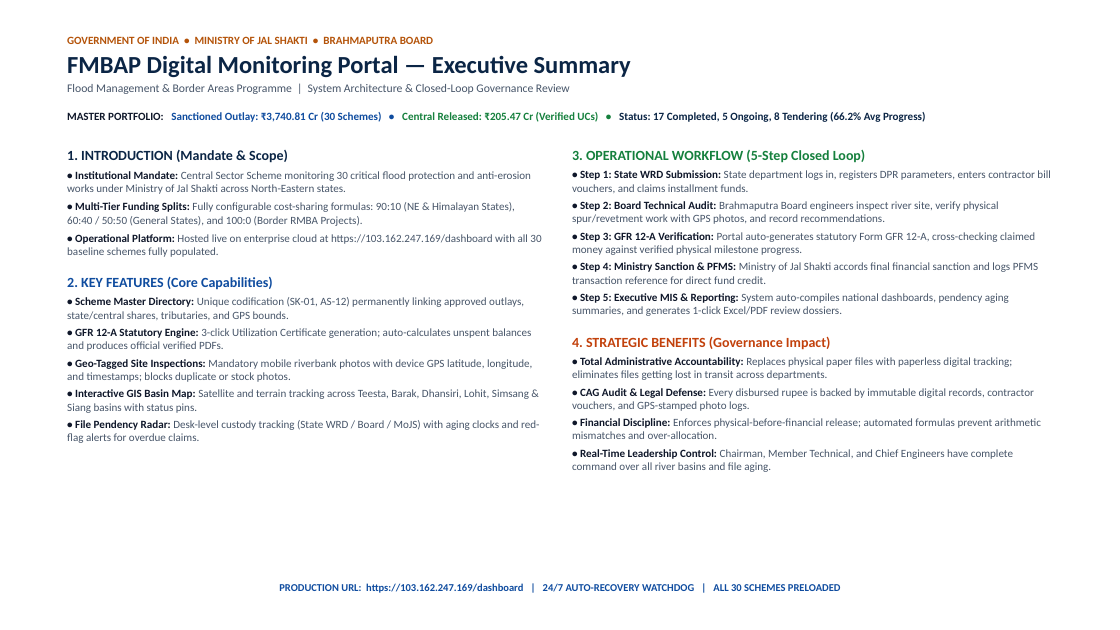
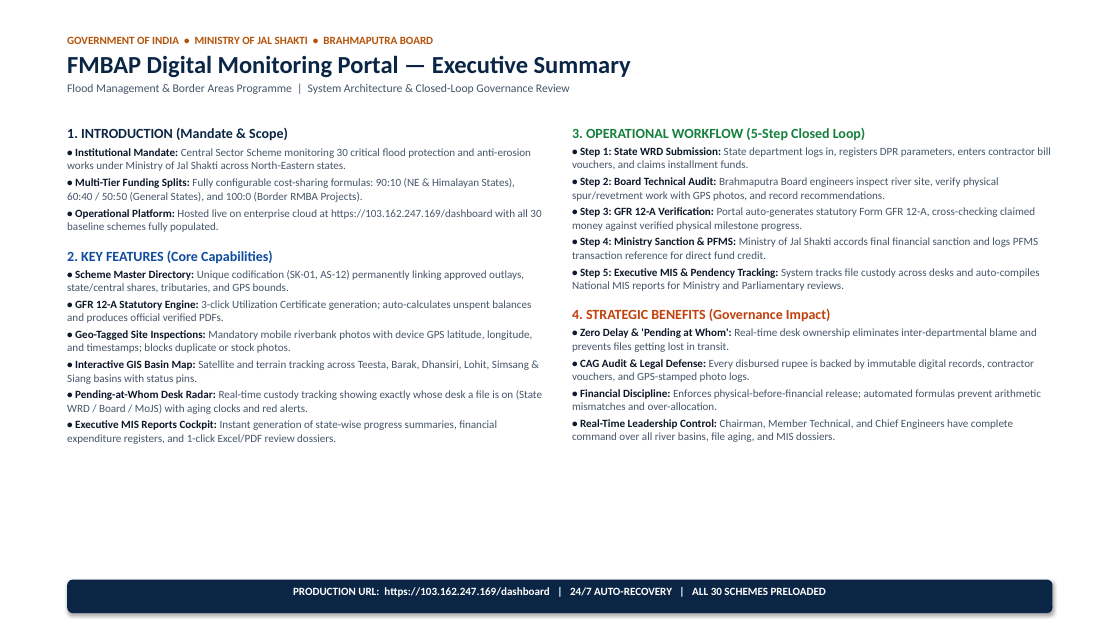
Before and after one commit to suraj3477/fmbap-portal, a slide deck: slide 1 of FMBAP_Portal_Executive_OnePager.pptx. Drawn at 1120x630 pixels with LibreOffice and Linux fonts; fonts in the diff are those of the drawing. Boxes give left, top, right and bottom in pixels: in the first picture for what was removed or moved away, otherwise in the second. Text is boxed around its words. In the diff, an @@ line names an element or a change of style, - is before the commit and + after.

Commit message:
Add Pending at Whom desk radar and Executive MIS Reports to 1-page presentation

```diff
--- a/FMBAP_Portal_Executive_OnePager.pptx
+++ b/FMBAP_Portal_Executive_OnePager.pptx
@@ text removed at box(67, 112, 925, 122) @@
-MASTER PORTFOLIO: Sanctioned Outlay: ₹3,740.81 Cr (30 Schemes) • Central Released: ₹205.47 Cr (Verified UCs) • Status: 17 Completed, 5 Ongoing, 8 Tendering (66.2% Avg Progress)
@@ text at box(67, 148, 541, 384): less space between paragraphs @@
@@ text "1. INTRODUCTION (Mandate & Scope)": place and size @@
-text "1. INTRODUCTION (Mandate & Scope)" at box(67, 150, 541, 443)
+text "1. INTRODUCTION (Mandate & Scope)" at box(67, 128, 542, 444)
@@ text at box(572, 147, 1050, 410): less space between paragraphs @@
@@ text "3. OPERATIONAL WORKFLOW (5-Step Closed ...": place and size @@
-text "3. OPERATIONAL WORKFLOW (5-Step Closed ..." at box(572, 150, 1050, 472)
+text "3. OPERATIONAL WORKFLOW (5-Step Closed ..." at box(572, 128, 1050, 442)
@@ text at box(572, 268, 1040, 291): text changed @@
-• Step 5: Executive MIS & Reporting: System auto-compiles national dashboards, pendency aging summaries, and generates 1-click Excel/PDF review dossiers.
+• Step 5: Executive MIS & Pendency Tracking: System tracks file custody across desks and auto-compiles National MIS reports for Ministry and Parliamentary reviews.
@@ text at box(572, 328, 1037, 352): text changed @@
-• Total Administrative Accountability: Replaces physical paper files with paperless digital tracking; eliminates files getting lost in transit across departments.
+• Zero Delay & 'Pending at Whom': Real-time desk ownership eliminates inter-departmental blame and prevents files getting lost in transit.
@@ text at box(67, 390, 542, 444): text changed @@
-• File Pendency Radar: Desk-level custody tracking (State WRD / Board / MoJS) with aging clocks and red-flag alerts for overdue claims.
+• Pending-at-Whom Desk Radar: Real-time custody tracking showing exactly whose desk a file is on (State WRD / Board / MoJS) with aging clocks and red alerts.
+• Executive MIS Reports Cockpit: Instant generation of state-wise progress summaries, financial expenditure registers, and 1-click Excel/PDF review dossiers.
@@ text at box(572, 419, 1013, 442): text changed @@
-• Real-Time Leadership Control: Chairman, Member Technical, and Chief Engineers have complete command over all river basins and file aging.
+• Real-Time Leadership Control: Chairman, Member Technical, and Chief Engineers have complete command over all river basins, file aging, and MIS dossiers.
@@ rounded rectangle added at box(67, 580, 1053, 613), fill #0B2545 @@
@@ text at box(293, 587, 826, 597): text changed; size 9 to 9.5 pt; text colour #0F4C9F to #FFFFFF @@
-PRODUCTION URL: https://103.162.247.169/dashboard | 24/7 AUTO-RECOVERY WATCHDOG | ALL 30 SCHEMES PRELOADED
+PRODUCTION URL: https://103.162.247.169/dashboard | 24/7 AUTO-RECOVERY | ALL 30 SCHEMES PRELOADED
```
Also in this commit, not shown: 3 other files.
